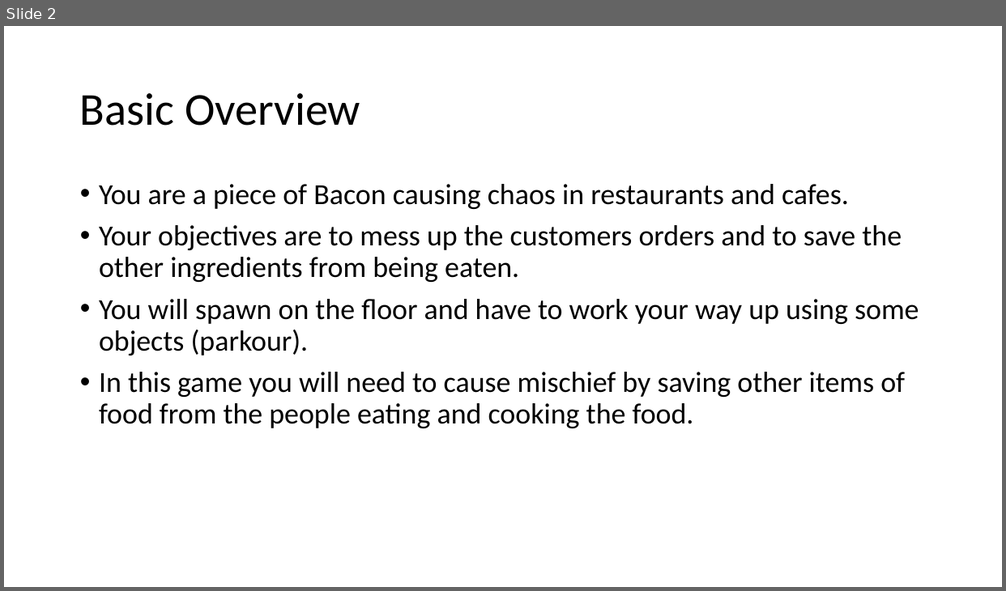
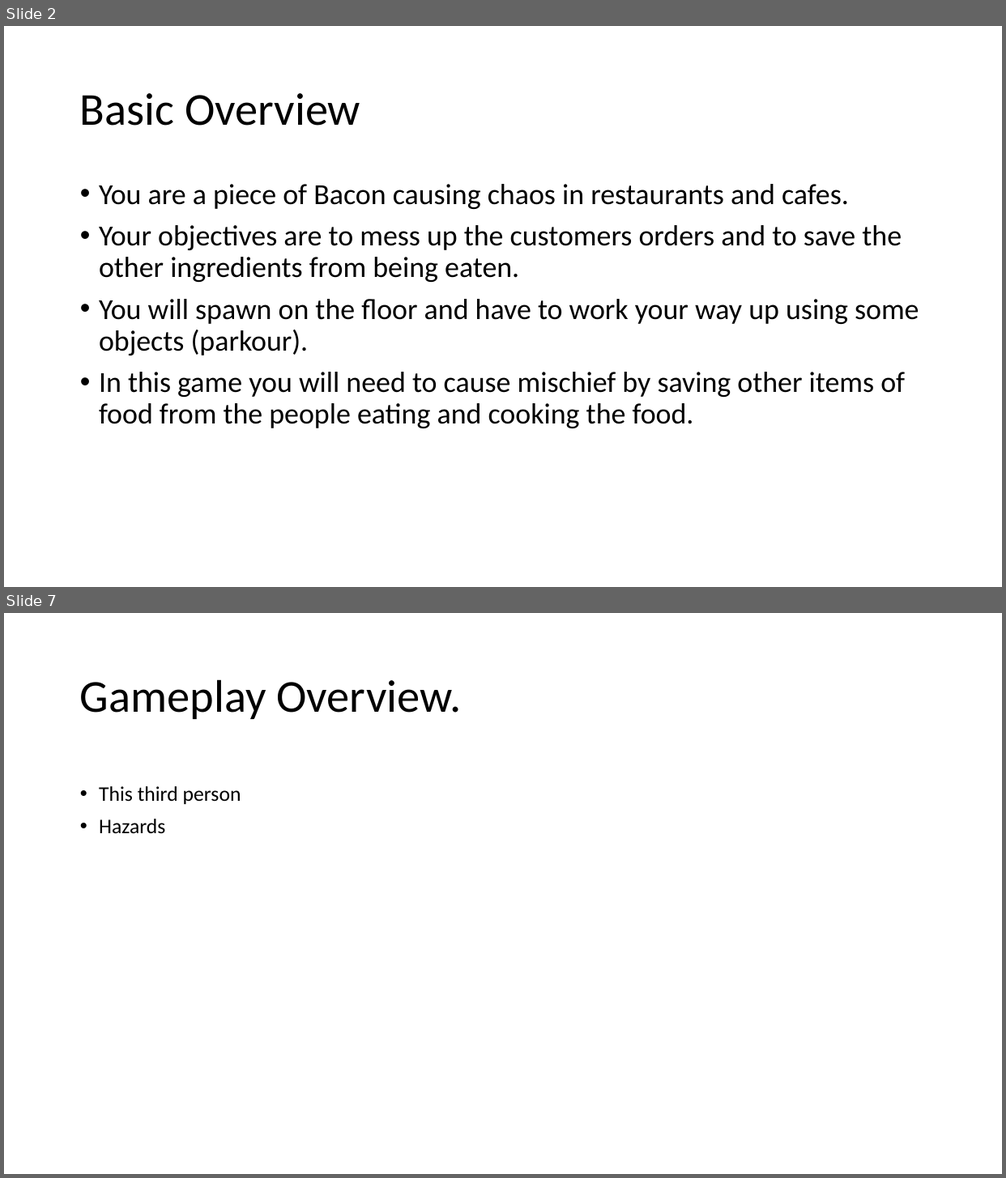
Before and after one commit to lcifty/College, a slide deck: College/FMP/Bacon Bandit.pptx. Shown one above the other, each under a label of ours: slide 2 before the commit, slides 2 and 7 after it; the slides between them are not shown. The pictures are 1006x591 and 1006x1178 pixels, drawn with LibreOffice and Linux fonts; fonts in the diff are those of the drawing. Boxes give left, top, right and bottom in pixels: in the first picture for what was removed or moved away, otherwise in the second. Text is boxed around its words. In the diff, an @@ line names an element or a change of style, - is before the commit and + after.

```diff
--- a/College/FMP/Bacon Bandit.pptx
+++ b/College/FMP/Bacon Bandit.pptx
@@ slide 7 added at box(4, 613, 1002, 1174), background #FFFFFF @@
@@ title added at box(80, 679, 462, 719), 44 pt, text #000000 @@
+Gameplay Overview.
@@ text added at box(99, 786, 241, 834), 20 pt, text #000000 @@
+• This third person
+• Hazards
```
Also in this commit, not shown: 2 slides changed, 3 other slides added, 1 slide removed.
